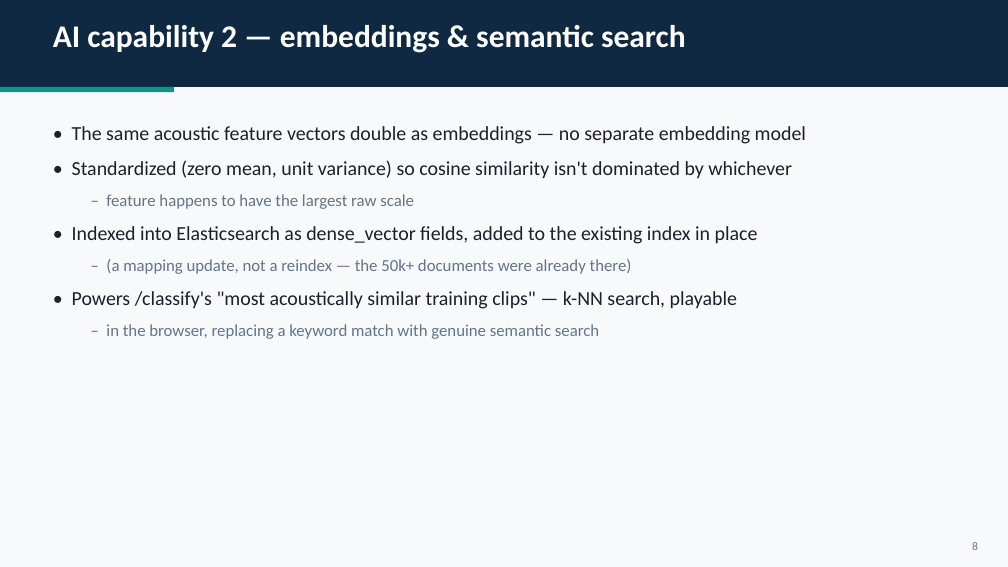
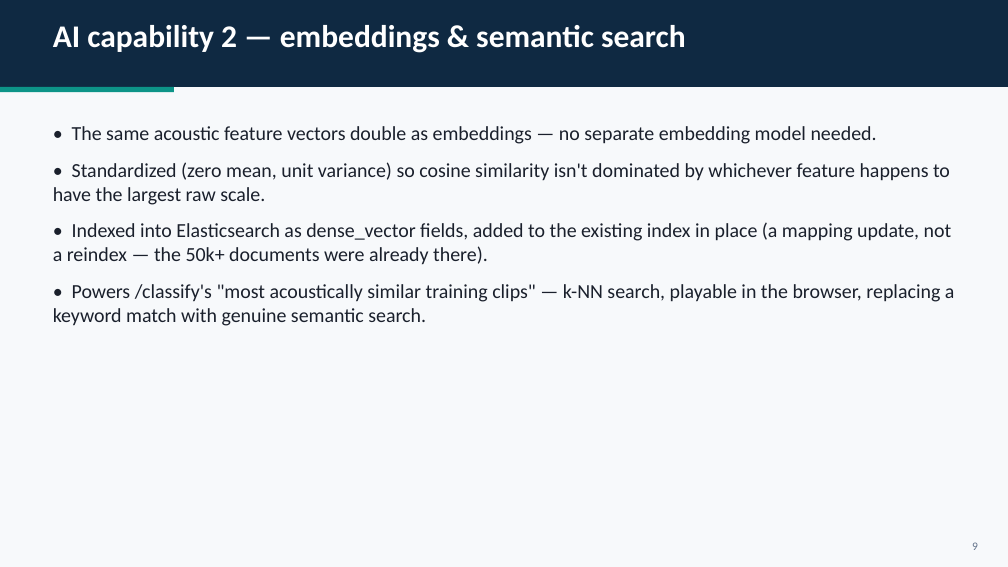
Before and after one commit to HadarBaum/asvspoof-voice-ai, a slide deck: slide 10 of docs/slides/slides.pptx (slide 9 before the commit). Drawn at 1008x567 pixels with LibreOffice and Linux fonts; fonts in the diff are those of the drawing. Boxes give left, top, right and bottom in pixels: in the first picture for what was removed or moved away, otherwise in the second. Text is boxed around its words. In the diff, an @@ line names an element or a change of style, - is before the commit and + after.

```diff
--- a/docs/slides/slides.pptx
+++ b/docs/slides/slides.pptx
@@ text at (53, 126, 955, 326): text changed @@
-• The same acoustic feature vectors double as embeddings — no separate embedding model
-• Standardized (zero mean, unit variance) so cosine similarity isn't dominated by whichever
-  – feature happens to have the largest raw scale
-• Indexed into Elasticsearch as dense_vector fields, added to the existing index in place
-  – (a mapping update, not a reindex — the 50k+ documents were already there)
-• Powers /classify's "most acoustically similar training clips" — k-NN search, playable
-  – in the browser, replacing a keyword match with genuine semantic search
+• The same acoustic feature vectors double as embeddings — no separate embedding model needed.
+• Standardized (zero mean, unit variance) so cosine similarity isn't dominated by whichever feature happens to have the largest raw scale.
+• Indexed into Elasticsearch as dense_vector fields, added to the existing index in place (a mapping update, not a reindex — the 50k+ documents were already there).
+• Powers /classify's "most acoustically similar training clips" — k-NN search, playable in the browser, replacing a keyword match with genuine semantic search.
```
Also in this commit, not shown: 11 other slides changed, 1 slide added, 1 other file.
